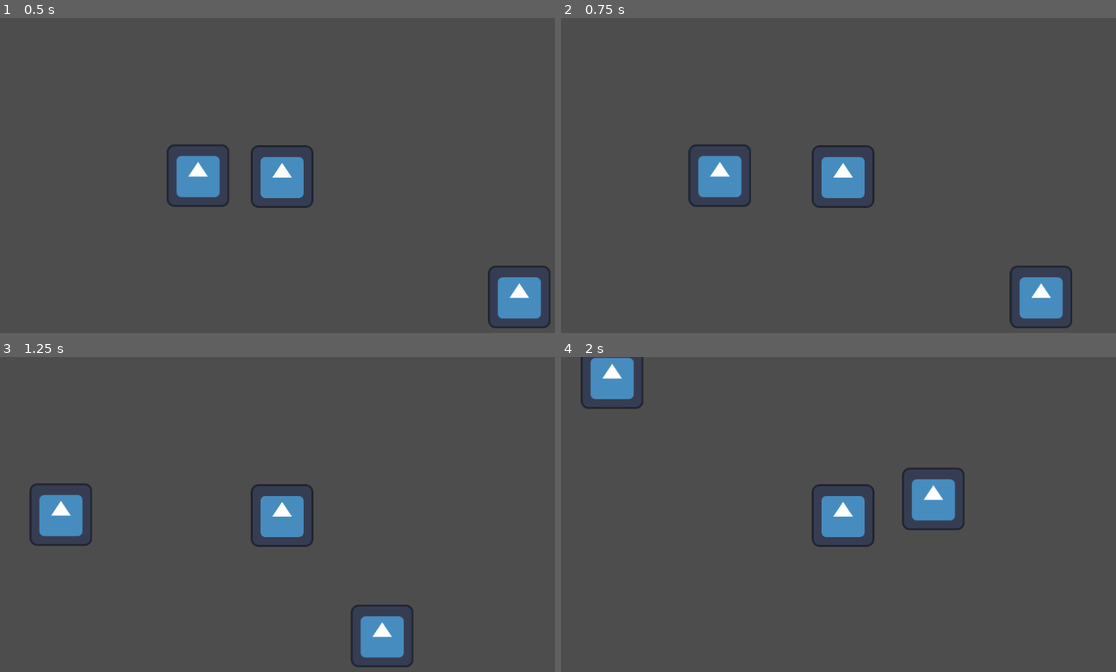
Above: before the commit, frames 1-4 (two rows, left to right).
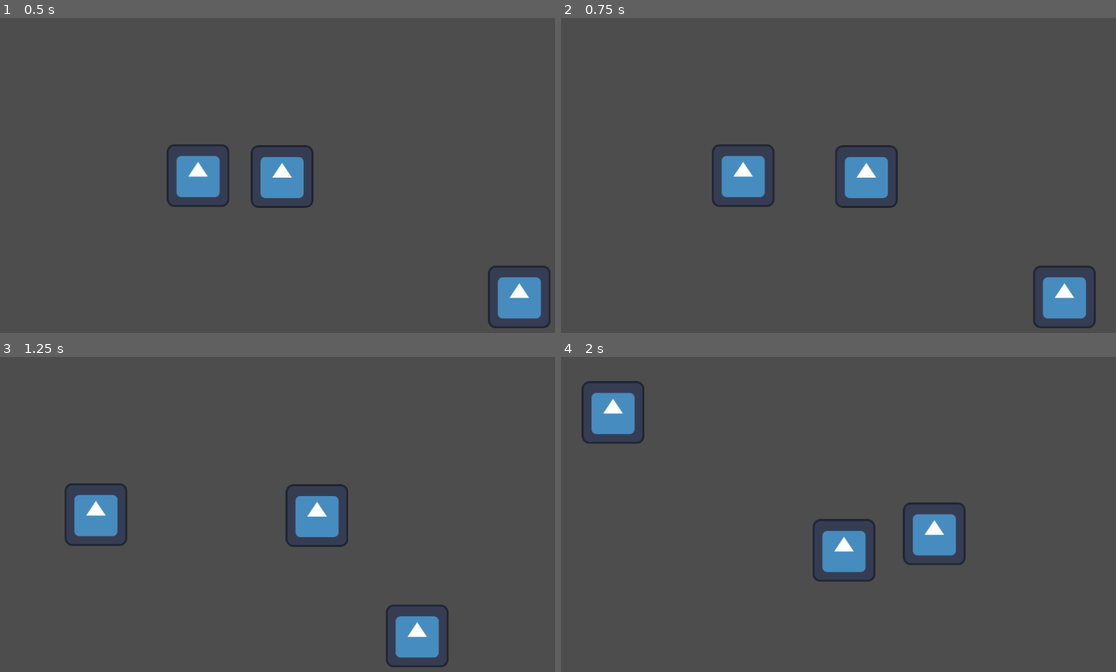
Above: after the commit, the same moments.

Repository: mzhong99/ludum-dare-2024
Game: Godot game, scene res://Examples/ExampleArena.tscn
Same seed, same stepped clock (60 frames per second), same inputs: the game is played once before the commit and once after it. Before the commit the project has no main scene; this scene is started directly in both runs. The engine's default icon, where the game draws it, is replaced by a stand-in: a white triangle on a blue panel in a dark square.
Inputs (mouse positions are in pixels of both pictures, inside the frame that each line leads up to):
- Up to frame 1 (0.5 s): no input
- Up to frame 2 (0.75 s): tap Enter at 0.5 s; move the mouse to (966, 159) at 0.52 s; hold D (gameplay_move_right) from 0.53 s (still down); click (966, 159) at 0.6 s
- Up to frame 3 (1.25 s): keep holding D (gameplay_move_right)
- Up to frame 4 (2 s): move the mouse to (727, 530) at 1.27 s; release D (gameplay_move_right) at 1.28 s; hold S (gameplay_move_down) from 1.28 s (still down); click (727, 530) at 1.35 s

Frame 1 is identical in both runs. In frame 2, 4.5% of the frame differs, in the area x 22-97%, y 40-99%; in frame 3, 6.1%; in frame 4, 6.4%, in the area x 3-73%, y 0-72%.

Commit message:
basic player movement point and click

Diff:
--- a/Examples/ExampleArena.tscn
+++ b/Examples/ExampleArena.tscn
@@ -9,6 +9,7 @@
 position = Vector2(171.541, 1.97287)
 
 [node name="Camera2D" type="Camera2D" parent="DankMemes"]
+position_smoothing_enabled = true
 
 [node name="Sprite2D" type="Sprite2D" parent="."]
 texture = ExtResource("2_xhvbm")
--- /dev/null
+++ b/PlayerController.gd
@@ -0,0 +1,39 @@
+extends Node2D
+
+@export var MOVEMENT_VELOCITY = 1000
+var location_to_move_to: Vector2
+var direction_unit: Vector2 = Vector2.ZERO
+var is_moving = false
+
+# Move vector v towards dest by amount. Do not overshoot
+func move_toward_but_it_works(v: Vector2, dest: Vector2, amount: float):
+	var diff = dest - v
+	var move = diff.normalized() * amount
+
+	var diff_norm = diff.x * diff.x + diff.y * diff.y
+	var move_norm = move.x * move.x + move.y * move.y
+
+	# If overshoot the move, return the destination
+	if (move_norm >= diff_norm):
+		return dest
+
+	return v + move
+
+
+
+# Called when the node enters the scene tree for the first time.
+func _ready():
+	pass # Replace with function body.
+
+
+# Called every frame. 'delta' is the elapsed time since the previous frame.
+func _process(delta):
+	if (Input.is_action_just_pressed("gameplay_move_player")):
+		is_moving = true
+		location_to_move_to = get_global_mouse_position()
+	if (is_moving):
+		var amount_to_move = delta * MOVEMENT_VELOCITY
+		self.global_position = move_toward_but_it_works(self.global_position, location_to_move_to, amount_to_move)
+		if (self.global_position == location_to_move_to):
+			is_moving = false
+	pass
--- /dev/null
+++ b/arena.tscn
@@ -0,0 +1,21 @@
+[gd_scene load_steps=4 format=3 uid="uid://btlxu8bu4p6fd"]
+
+[ext_resource type="Texture2D" uid="uid://bbvqhcdekubpv" path="res://dungeonBackgroundPlaceholder.jpg" id="1_lpjap"]
+[ext_resource type="Script" path="res://PlayerController.gd" id="2_6fhgi"]
+[ext_resource type="Texture2D" uid="uid://dklijdfadpeyj" path="res://lich_casting.png" id="3_tah8x"]
+
+[node name="Arena" type="Node2D"]
+
+[node name="ExampleArenaImage" type="Sprite2D" parent="."]
+position = Vector2(775, 474)
+texture = ExtResource("1_lpjap")
+
+[node name="Player" type="Node2D" parent="."]
+position = Vector2(100, 0)
+script = ExtResource("2_6fhgi")
+MOVEMENT_VELOCITY = 300
+
+[node name="Sprite2D" type="Sprite2D" parent="Player"]
+texture = ExtResource("3_tah8x")
+
+[node name="Camera2D" type="Camera2D" parent="Player"]
--- a/project.godot
+++ b/project.godot
@@ -11,6 +11,7 @@
 [application]
 
 config/name="Ludum Dare 2024"
+run/main_scene="res://Examples/dank_memes.tscn"
 config/features=PackedStringArray("4.2", "Forward Plus")
 config/icon="res://Examples/icon.svg"
 
@@ -41,3 +42,8 @@
 "events": [Object(InputEventKey,"resource_local_to_scene":false,"resource_name":"","device":-1,"window_id":0,"alt_pressed":false,"shift_pressed":false,"ctrl_pressed":false,"meta_pressed":false,"pressed":false,"keycode":0,"physical_keycode":32,"key_label":0,"unicode":32,"echo":false,"script":null)
 ]
 }
+gameplay_move_player={
+"deadzone": 0.5,
+"events": [Object(InputEventMouseButton,"resource_local_to_scene":false,"resource_name":"","device":-1,"window_id":0,"alt_pressed":false,"shift_pressed":false,"ctrl_pressed":false,"meta_pressed":false,"button_mask":0,"position":Vector2(0, 0),"global_position":Vector2(0, 0),"factor":1.0,"button_index":1,"canceled":false,"pressed":false,"double_click":false,"script":null)
+]
+}
Binary file added: dungeonBackgroundPlaceholder.jpg
Not shown, added: dungeonBackgroundPlaceholder.jpg.import
Binary file added: lich_casting.png
Not shown, added: lich_casting.png.import
Binary file added: lich_standing_1.png
Not shown, added: lich_standing_1.png.import
Binary file added: lich_standing_2.png
Not shown, added: lich_standing_2.png.import
Not shown, added: are1C1E.tmp
Not shown, added: are33AC.tmp
